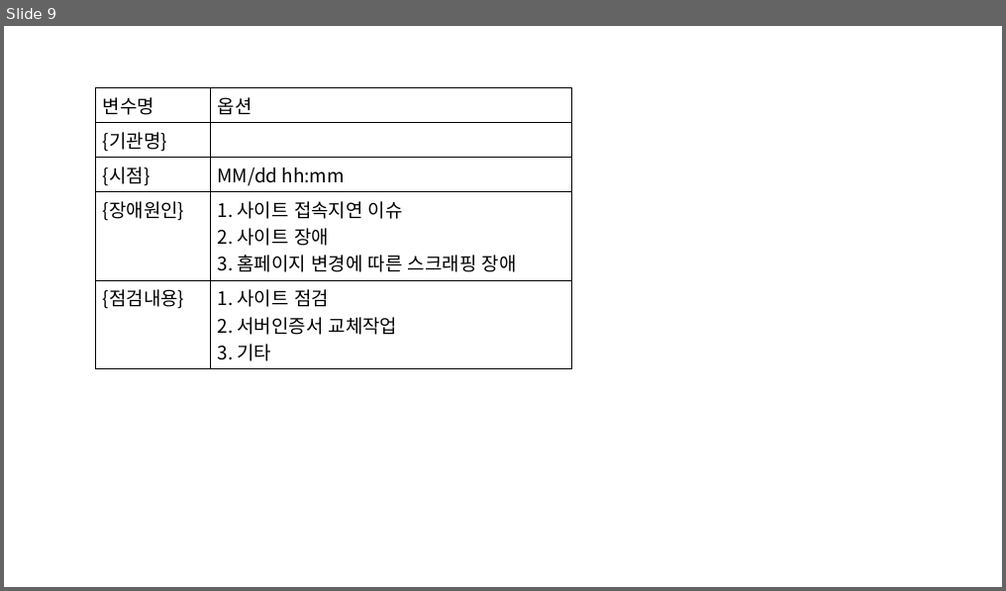
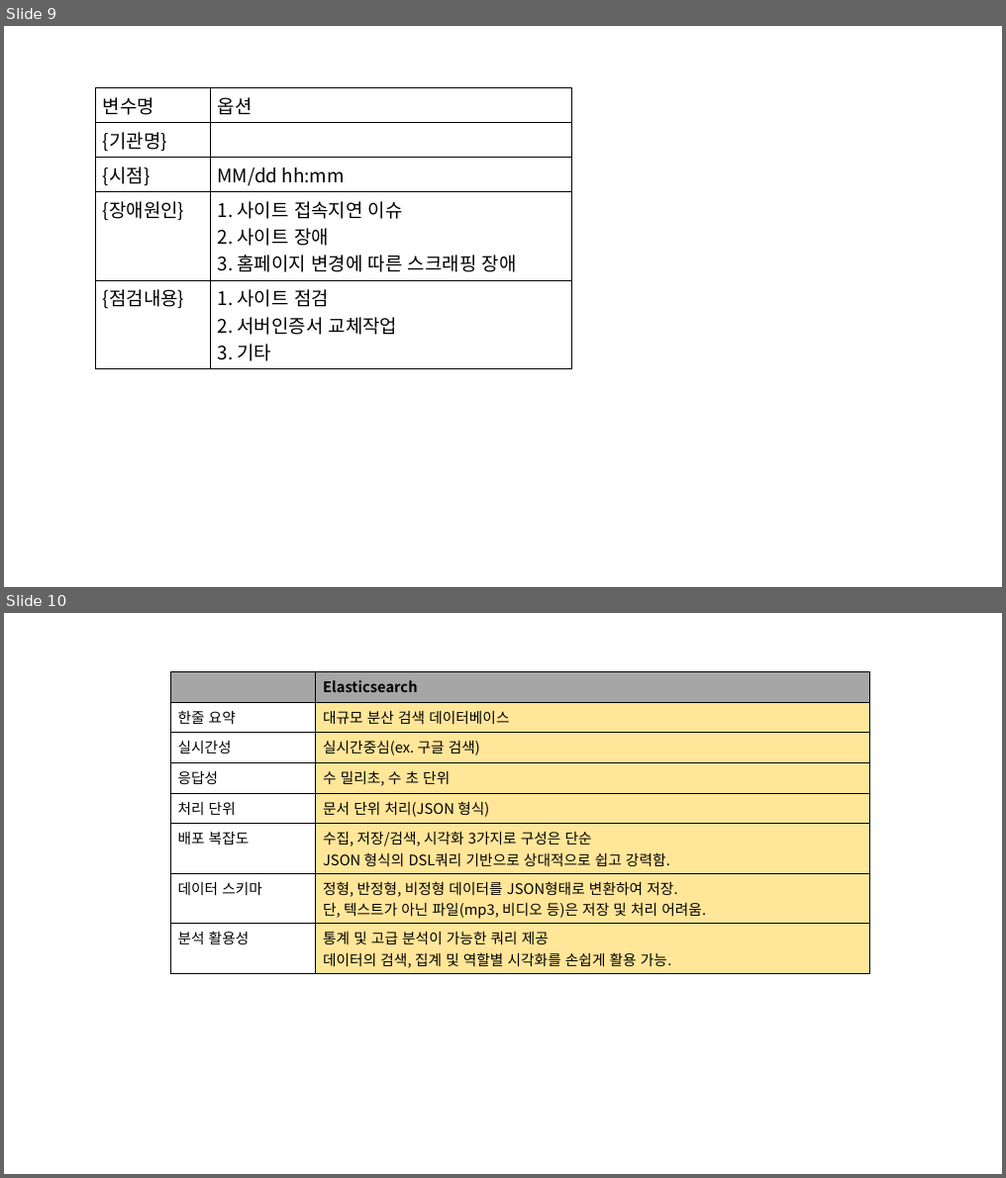
Before and after one commit to kwicmanual/kwicmanual.github.io, a slide deck: 매뉴얼.pptx. Shown one above the other, each under a label of ours: slide 9 before the commit, slides 9 and 10 after it. The pictures are 1006x591 and 1006x1178 pixels, drawn with LibreOffice and Linux fonts; fonts in the diff are those of the drawing. Boxes give left, top, right and bottom in pixels: in the first picture for what was removed or moved away, otherwise in the second. Text is boxed around its words. In the diff, an @@ line names an element or a change of style, - is before the commit and + after.

Commit message:
22.08.28 키바나 매뉴얼 업데이트

```diff
--- a/매뉴얼.pptx
+++ b/매뉴얼.pptx
@@ slide 10 added at <box>4,613,1002,1174</box>, background #FFFFFF @@
@@ table added at <box>170,672,870,972</box>, 8 rows, 2 columns @@
+ | Elasticsearch
+한줄 요약 | 대규모 분산 검색 데이터베이스
+실시간성 | 실시간중심(ex. 구글 검색)
+응답성 | 수 밀리초, 수 초 단위
+처리 단위 | 문서 단위 처리(JSON 형식)
+배포 복잡도 | 수집, 저장/검색, 시각화 3가지로 구성은 단순 / JSON 형식의 DSL쿼리 기반으로 상대적으로 쉽고 강력함.
+데이터 스키마 | 정형, 반정형, 비정형 데이터를 JSON형태로 변환하여 저장. / 단, 텍스트가 아닌 파일(mp3, 비디오 등)은 저장 및 처리 어려움.
+분석 활용성 | 통계 및 고급 분석이 가능한 쿼리 제공 / 데이터의 검색, 집계 및 역할별 시각화를 손쉽게 활용 가능.
```
Also in this commit, not shown: 1 other slide added, 7 other files.
